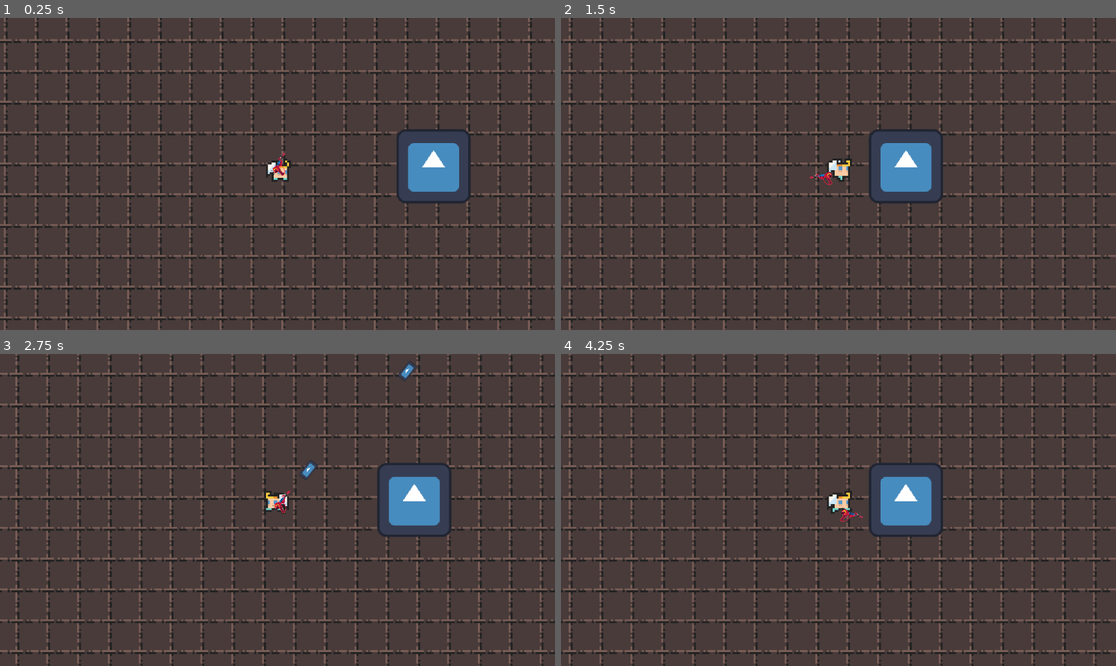
Above: before the commit, frames 1-4 (two rows, left to right).
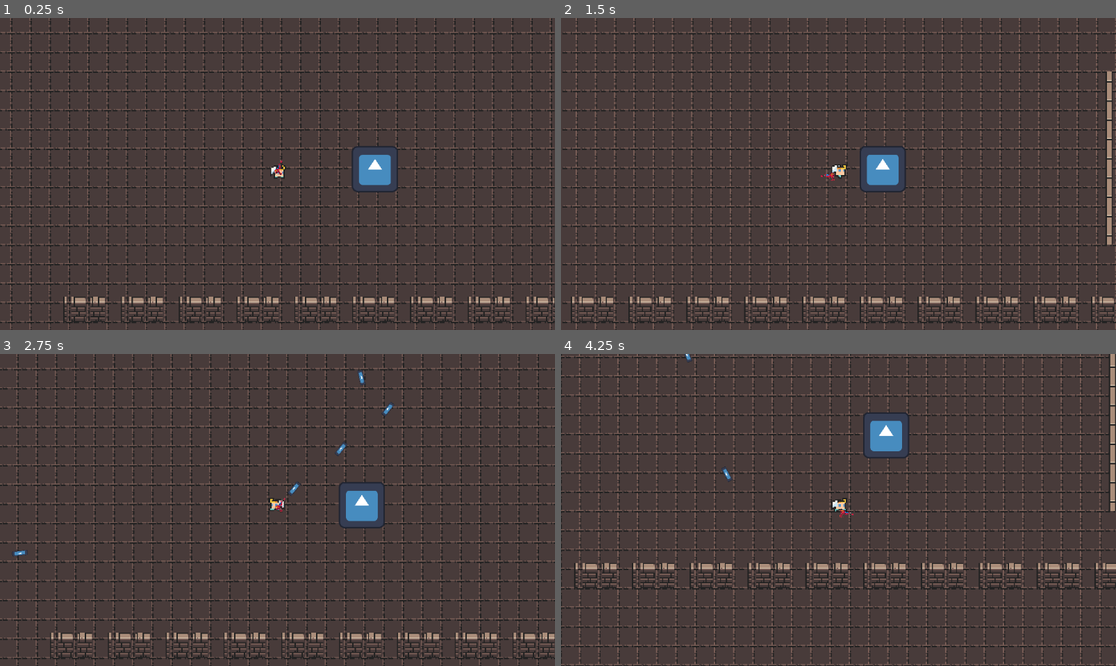
Above: after the commit, the same moments.

Repository: pabril03/ProyectoPLD
Game: Godot game, scene res://escenas/main.tscn
Same seed, same stepped clock (60 frames per second), same inputs: the game is played once before the commit and once after it. The engine's default icon, where the game draws it, is replaced by a stand-in: a white triangle on a blue panel in a dark square.
Inputs (mouse positions are in pixels of both pictures, inside the frame that each line leads up to):
- Up to frame 1 (0.25 s): no input
- Up to frame 2 (1.5 s): tap Enter (ui_accept) at 0.5, 0.77, 0.8, 1.07, 1.35 s; move the mouse to (960, 158) at 0.52 s; press the mouse at (960, 158) at 0.53 s; hold D (right) from 0.53 s (still down); move the mouse to (727, 189) at 1.27 s; release the mouse at (727, 189) at 1.28 s
- Up to frame 3 (2.75 s): tap Enter (ui_accept) at 1.52, 1.82, 2.3 s; click (166, 525) at 1.55 s; move the mouse to (333, 441) at 2.02 s; release D (right) at 2.03 s; press the mouse at (333, 441) at 2.03 s; hold A (left) from 2.03 s (still down)
- Up to frame 4 (4.25 s): move the mouse to (810, 572) at 2.77 s; release A (left) at 2.78 s; release the mouse at (810, 572) at 2.78 s; hold D (right) from 2.78 s (still down); click (810, 572) at 2.85 s; tap Enter (ui_accept) at 3.02, 3.32, 3.6, 3.77, 4.07 s; move the mouse to (1005, 556) at 3.52 s

The runs differ from the first frame. In frame 1, 28% of the frame differs, in the area x 0-100%, y 0-100%; in frame 2, 28%; in frame 3, 28%; in frame 4, 31%.

Commit message:
rebote de balas casi listo
las balas van bien en todas direcciones menos hacia arriba, pero es porque no hace bien la rotación del sprite, en el script gun

Diff:
--- /dev/null
+++ b/character_body_2d.gd
@@ -0,0 +1,25 @@
+extends CharacterBody2D
+
+
+const SPEED = 300.0
+const JUMP_VELOCITY = -400.0
+
+
+func _physics_process(delta: float) -> void:
+	# Add the gravity.
+	if not is_on_floor():
+		velocity += get_gravity() * delta
+
+	# Handle jump.
+	if Input.is_action_just_pressed("ui_accept") and is_on_floor():
+		velocity.y = JUMP_VELOCITY
+
+	# Get the input direction and handle the movement/deceleration.
+	# As good practice, you should replace UI actions with custom gameplay actions.
+	var direction := Input.get_axis("ui_left", "ui_right")
+	if direction:
+		velocity.x = direction * SPEED
+	else:
+		velocity.x = move_toward(velocity.x, 0, SPEED)
+
+	move_and_slide()
--- a/escenas/bala.gd
+++ b/escenas/bala.gd
@@ -1,16 +1,26 @@
-extends RigidBody2D
+extends CharacterBody2D
 
-const SPEED:int = 300
+const SPEED:float = 200.0
 var dano:int = 2
-var direction: Vector2 = Vector2.ZERO
+var num_colisiones:int = 0
+var cambia_color:bool = false
 
 func _ready():
-	pass
+	collision_mask = 1  # Ignora la capa del jugador (si el jugador usa una capa 2)
 
-func _process(delta: float) -> void:
-	#transform es la dirección en la que va
-	position += transform.x * SPEED * delta
+func _physics_process(delta: float) -> void:
+	# Mueve la bala y detecta colisiones
+	var colision = move_and_collide(velocity * delta)
 
+	if num_colisiones >= 4:
+		queue_free()
+
+	if colision:
+		num_colisiones += 1
+		# Rebote en ángulo espejo
+		velocity = velocity.bounce(colision.get_normal())
+		# Ajustar la rotación de la bala para que siga la nueva dirección
+		rotation = velocity.angle()
 
 func _on_visible_on_screen_notifier_2d_screen_exited() -> void:
 	queue_free()
@@ -19,6 +29,7 @@
 	if body.is_in_group("enemigo"):
 		body.reducirVida(2)
 		queue_free()
+
 
 #func _physics_process(delta: float) -> void:
 #	var colision:KinematicCollision2D
--- a/escenas/bala.tscn
+++ b/escenas/bala.tscn
@@ -4,19 +4,19 @@
 [ext_resource type="Texture2D" uid="uid://cie4rig1wwhjn" path="res://sprites/icon.svg" id="2_2qn40"]
 
 [sub_resource type="CapsuleShape2D" id="CapsuleShape2D_2qn40"]
-radius = 2.99979
-height = 12.0
+radius = 1.99986
+height = 13.999
 
 [sub_resource type="CapsuleShape2D" id="CapsuleShape2D_66u8n"]
 radius = 2.9999
-height = 12.0
+height = 15.9994
 
-[node name="Bullet" type="RigidBody2D" groups=["balas"]]
-contact_monitor = true
+[node name="Bullet" type="CharacterBody2D" groups=["balas"]]
 script = ExtResource("1_66u8n")
 
 [node name="Sprite2D" type="Sprite2D" parent="."]
-scale = Vector2(0.078125, 0.0390625)
+position = Vector2(0, -0.152)
+scale = Vector2(0.1, 0.033625)
 texture = ExtResource("2_2qn40")
 
 [node name="CollisionShape2D" type="CollisionShape2D" parent="."]
--- a/escenas/main.tscn
+++ b/escenas/main.tscn
@@ -280,7 +280,7 @@
 [node name="TileMapLayer" type="TileMapLayer" parent="."]
 z_index = -1
 position = Vector2(-1, 0)
-tile_map_data = PackedByteArray("AAAEAAMAAQABAAQAAAAEAAQAAQA …(2048 unchanged characters)… CAAUAAAAkABMAAQADAAQAAAAkABQAAQADAAUAAAA=")
+tile_map_data = PackedByteArray("AAAEAAMAAQABAAQAAAAEAAQAAQA …(2048 unchanged characters)… CAAUAAAAkABMAAQADAAQAAAAkABQAAQADAAUAAAAgAAwAAQAAAAMAAAAgAAsAAQAAAAMAAAAgAAoAAQAAAAMAAAAgAAkAAQAAAAMAAAAgAAgAAQAAAAMAAAAgAA0AAQAAAAMAAAAgAA4AAQAAAAMAAAAgAA8AAQAAAAMAAAAgABAAAQAAAAMAAAA=")
 tile_set = SubResource("TileSet_o8odp")
 
 [node name="TileMapLayer2" type="TileMapLayer" parent="."]
--- a/escenas/player.tscn
+++ b/escenas/player.tscn
@@ -52,6 +52,7 @@
 }]
 
 [node name="Player" type="CharacterBody2D"]
+collision_priority = 2.0
 script = ExtResource("1_0s3u6")
 
 [node name="CollisionShape2D" type="CollisionShape2D" parent="."]
@@ -68,4 +69,4 @@
 position = Vector2(-1, 2)
 
 [node name="Camera2D" type="Camera2D" parent="."]
-zoom = Vector2(4, 4)
+zoom = Vector2(2.5, 2.5)
--- a/scripts/gun.gd
+++ b/scripts/gun.gd
@@ -1,7 +1,6 @@
 extends Node2D
 
 const bala = preload("res://escenas/bala.tscn")
-
 
 @onready var punta: Marker2D = $Marker2D
 var puedoDisparar: bool = true
@@ -26,6 +25,8 @@
 		var bullet_i = bala.instantiate()
 		get_tree().root.add_child(bullet_i)
 		bullet_i.global_position = punta.global_position
+		var direction = (get_global_mouse_position() - punta.global_position).normalized()
+		bullet_i.velocity = direction * bullet_i.SPEED
 		bullet_i.rotation = rotation
 		puedoDisparar = false
 
--- a/scripts/player.gd
+++ b/scripts/player.gd
@@ -3,6 +3,10 @@
 @export var SPEED:float = 50.0
 
 @onready var animaciones:AnimatedSprite2D = $AnimatedSprite2D
+
+func _ready() -> void:
+	collision_layer = 2  # Establece un valor que no se use para las balas
+	collision_mask = 1   # Establece las capas con las que el jugador debe colisionar.
 
 func _physics_process(delta: float) -> void:
 
@@ -13,23 +17,25 @@
 	else:
 		animaciones.flip_h = false
 
-	if Input.is_action_pressed("left"):
-		direction.x -= 1
-		animaciones.flip_h = true
-	if Input.is_action_pressed("right"):
-		direction.x += 1
-		animaciones.flip_h = false
-	if Input.is_action_pressed("up"):
-		direction.y -= 1
-	if Input.is_action_pressed("down"):
-		direction.y += 1
+	var directionX := Input.get_axis("left", "right")
+	var directionY := Input.get_axis("up", "down")
+	#Aplicar fuerza
+	if directionX:
+		velocity.x = directionX * SPEED
+		animaciones.play("run")
+		if directionX > 0:
+			animaciones.flip_h = false
+		else:
+			animaciones.flip_h = true
 
-	velocity = direction * SPEED
-
-	if direction:
-		animaciones.play("run")
 	else:
 		animaciones.play("default")
+		velocity.x = move_toward(velocity.x, 0, SPEED)
+
+	if directionY:
+		velocity.y = directionY * SPEED
+	else:
+		velocity.y = move_toward(velocity.y, 0, SPEED)
 
 	velocity.normalized()
 
Not shown, added: character_body_2d.gd.uid
